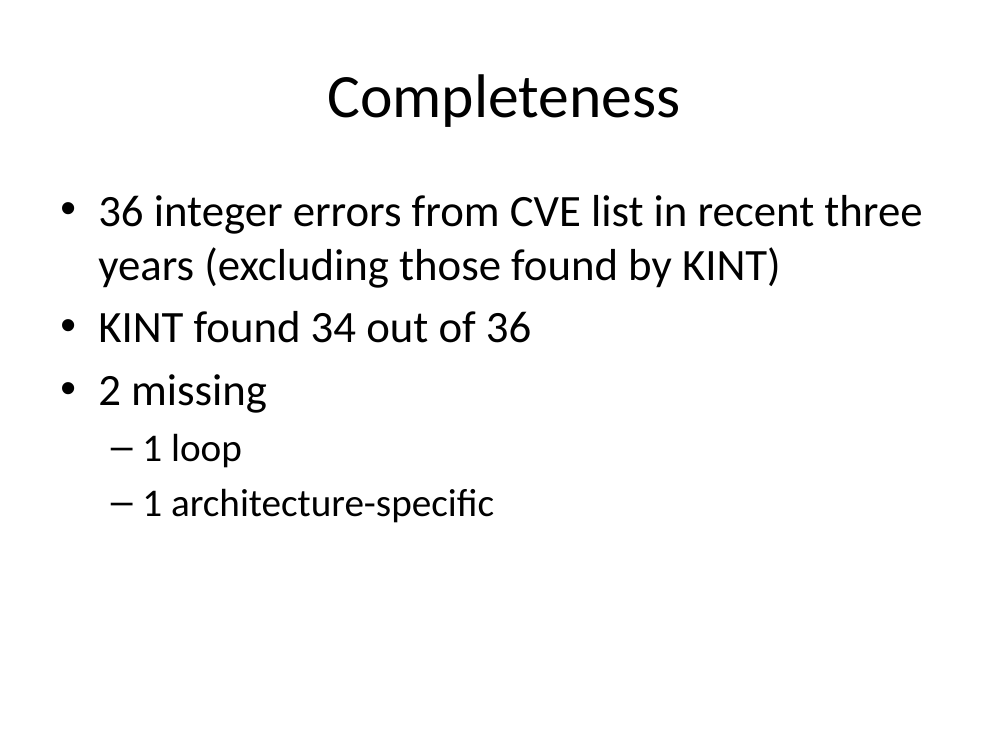
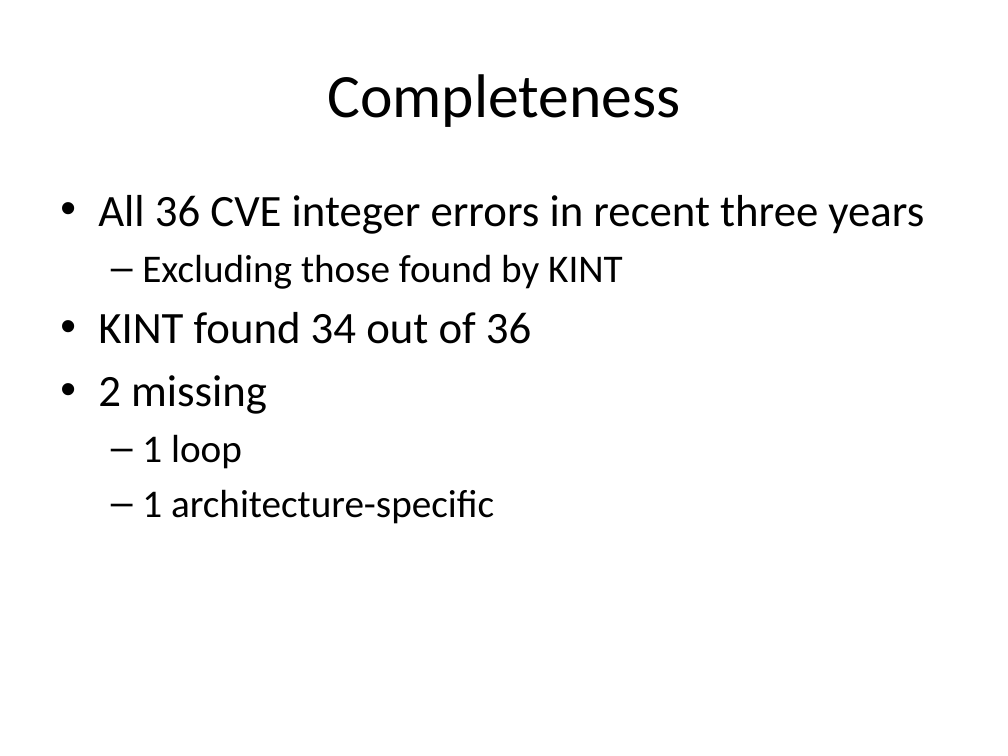
Before and after one commit to jiazhihao/6857, a slide deck: slide 26 of slides/kint.pptx (slide 27 before the commit). Drawn at 1008x756 pixels with LibreOffice and Linux fonts; fonts in the diff are those of the drawing. Boxes give left, top, right and bottom in pixels: in the first picture for what was removed or moved away, otherwise in the second. Text is boxed around its words. In the diff, an @@ line names an element or a change of style, - is before the commit and + after.

```diff
--- a/slides/kint.pptx
+++ b/slides/kint.pptx
@@ text at box(98, 195, 924, 289): text changed @@
-• 36 integer errors from CVE list in recent three years (excluding those found by KINT)
+• All 36 CVE integer errors in recent three years
+  – Excluding those found by KINT
```
Also in this commit, not shown: 26 other slides changed, 1 slide removed.
